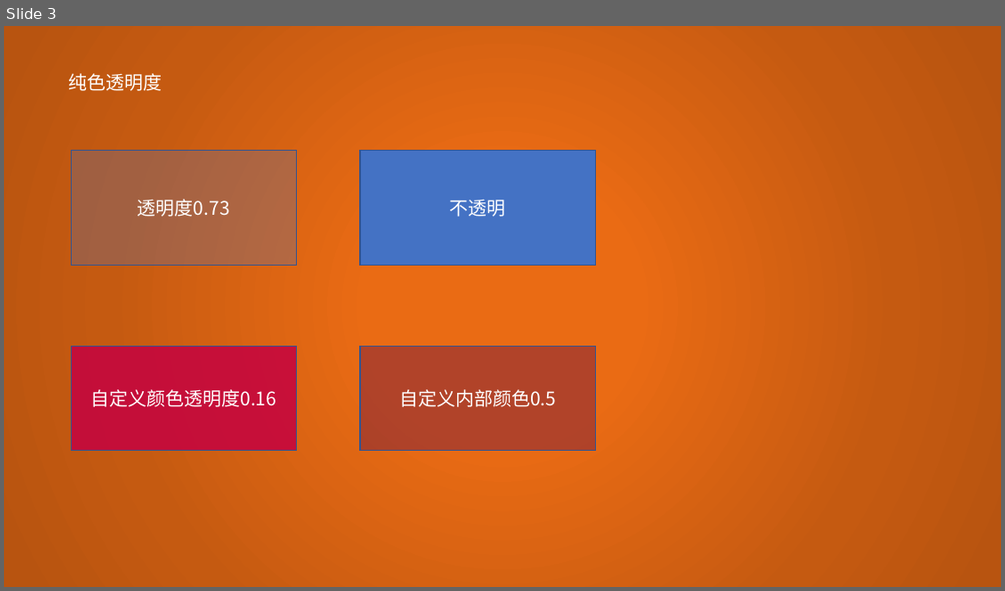
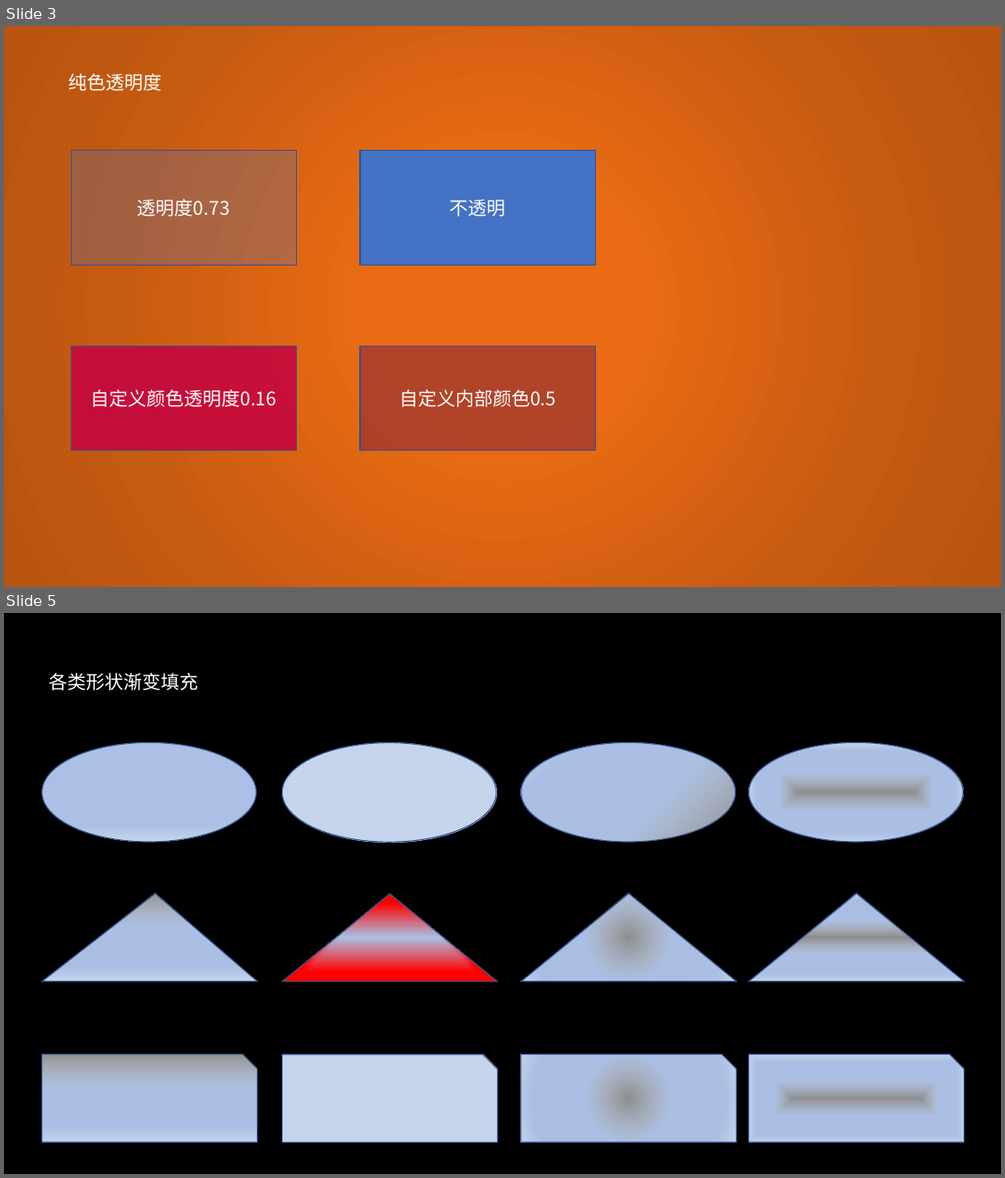
Before and after one commit to Howlcn1997/ooxml-parser, a slide deck: assets/ppt/simple.pptx. Shown one above the other, each under a label of ours: slide 3 before the commit, slides 3 and 5 after it; the slides between them are not shown. The pictures are 1005x591 and 1005x1178 pixels, drawn with LibreOffice and Linux fonts; fonts in the diff are those of the drawing; background and template pictures are left out. Boxes give left, top, right and bottom in pixels: in the first picture for what was removed or moved away, otherwise in the second. Text is boxed around its words. In the diff, an @@ line names an element or a change of style, - is before the commit and + after.

Commit message:
feat: 渐变填充

```diff
--- a/assets/ppt/simple.pptx
+++ b/assets/ppt/simple.pptx
@@ slide 5 added at (4, 613, 1001, 1174), background picture (left out) @@
@@ text added at (49, 673, 199, 690), 18 pt, text #FFFFFF @@
+各类形状渐变填充
@@ ellipse added at (42, 742, 257, 842), fill gradient #ABC0E4 to #C7D5ED, outline #325491 1 pt @@
@@ ellipse added at (283, 742, 497, 842), fill gradient #FFFFFF to #ABC0E4 to #C7D5ED, outline #325491 1 pt @@
@@ ellipse added at (521, 742, 736, 842), fill gradient #F6F8FC to #ABC0E4 to #C7D5ED, outline #325491 1 pt @@
@@ ellipse added at (749, 742, 963, 842), fill gradient #F6F8FC to #ABC0E4 to #C7D5ED, outline #325491 1 pt @@
@@ triangle added at (42, 893, 258, 981), fill gradient #FFFFFF to #ABC0E4 to #C7D5ED, outline #325491 1 pt @@
@@ triangle added at (283, 893, 498, 981), fill gradient #ABC0E4 to #FF0000, outline #325491 1 pt @@
@@ triangle added at (521, 893, 736, 981), fill gradient #F6F8FC to #ABC0E4 to #C7D5ED, outline #325491 1 pt @@
@@ triangle added at (749, 893, 964, 981), fill gradient #F6F8FC to #ABC0E4 to #C7D5ED, outline #325491 1 pt @@
@@ snip rect added at (42, 1054, 258, 1143), fill gradient #FFFFFF to #ABC0E4 to #C7D5ED, outline #325491 1 pt @@
@@ snip rect added at (283, 1054, 498, 1143), fill gradient #F6F8FC to #ABC0E4 to #C7D5ED, outline #325491 1 pt @@
@@ snip rect added at (521, 1054, 736, 1143), fill gradient #F6F8FC to #ABC0E4 to #C7D5ED, outline #325491 1 pt @@
@@ snip rect added at (749, 1054, 964, 1143), fill gradient #F6F8FC to #ABC0E4 to #C7D5ED, outline #325491 1 pt @@
```
Also in this commit, not shown: 4 other files.
